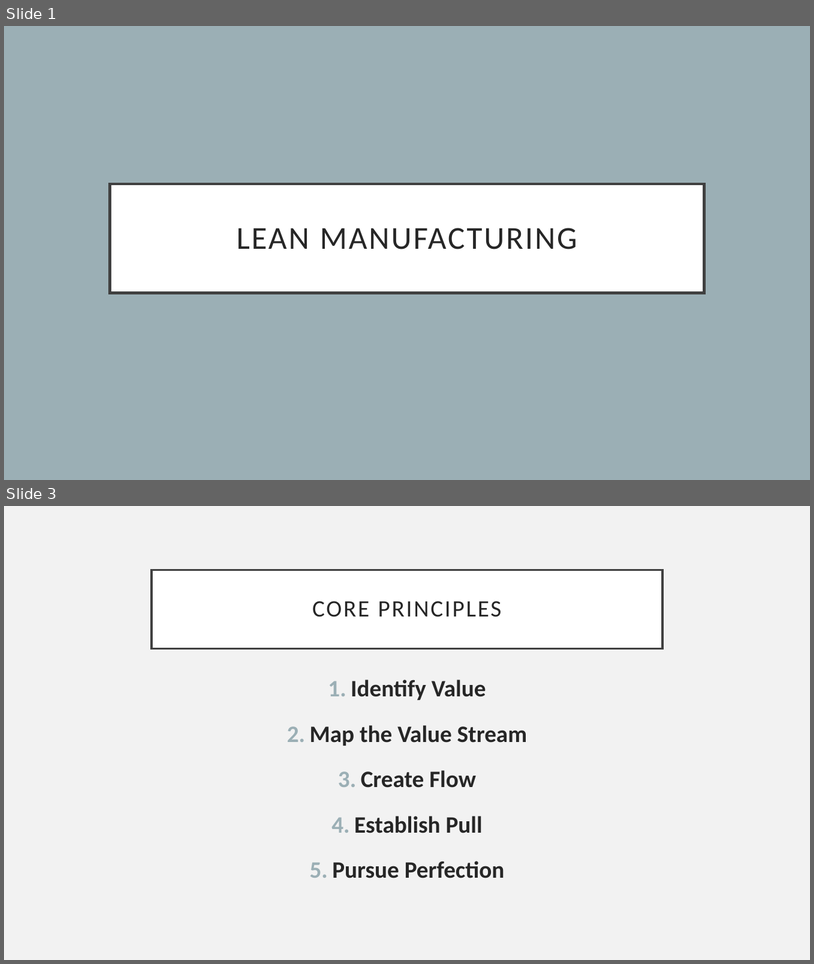
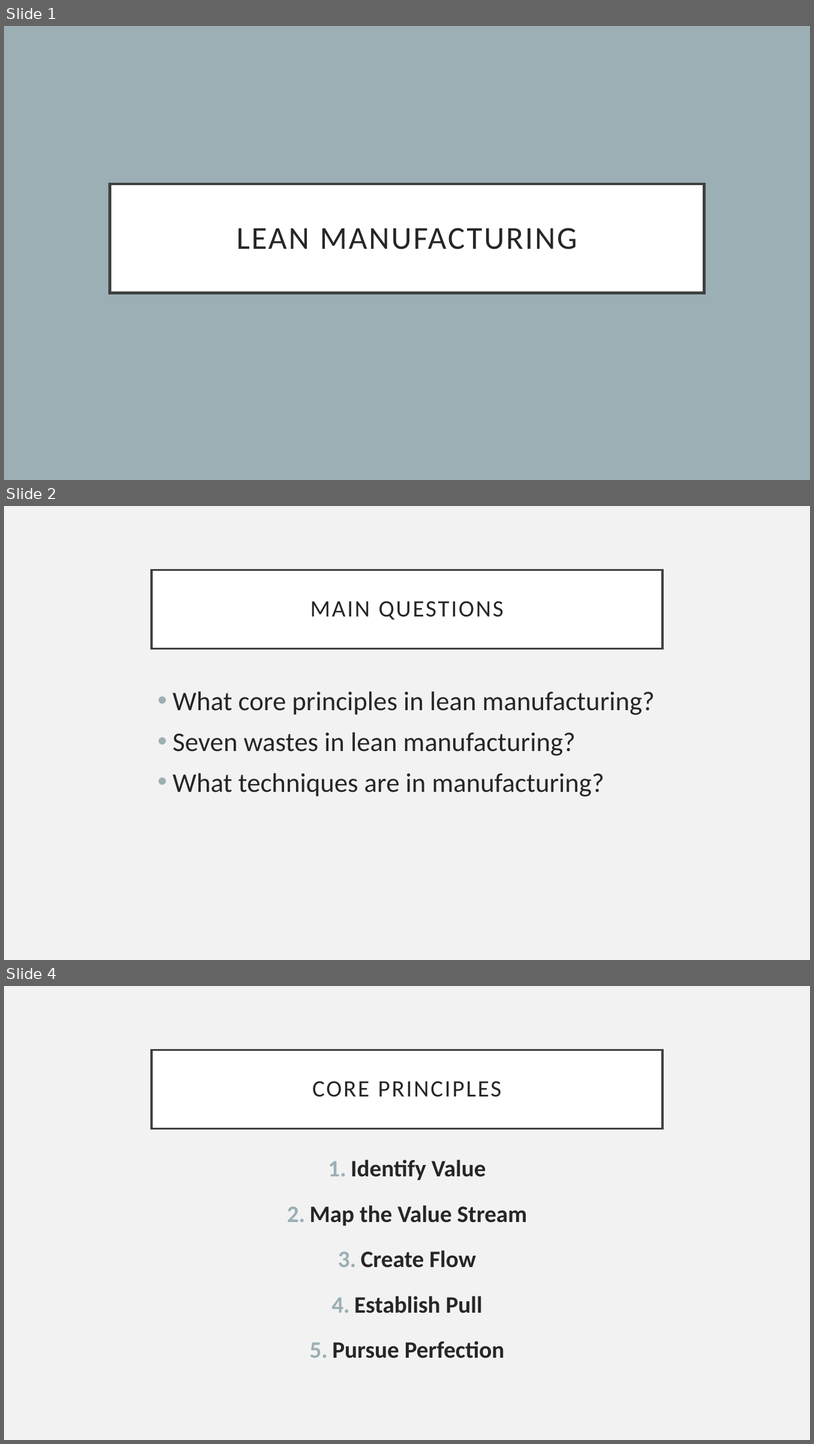
Before and after one commit to gozoniy/c--study, a slide deck: eng/lean manufacturing.pptx. Shown one above the other, each under a label of ours: slides 1 and 3 before the commit, slides 1, 2 and 4 after it; the slides between them are not shown. The pictures are 814x964 and 814x1444 pixels, drawn with LibreOffice and Linux fonts; fonts in the diff are those of the drawing. Boxes give left, top, right and bottom in pixels: in the first picture for what was removed or moved away, otherwise in the second. Text is boxed around its words. In the diff, an @@ line names an element or a change of style, - is before the commit and + after.

```diff
--- a/eng/lean manufacturing.pptx
+++ b/eng/lean manufacturing.pptx
@@ slide 2 added at bbox=[4, 506, 810, 960], background #F2F2F2 @@
@@ title added at bbox=[152, 570, 663, 648], fill #FFFFFF, outline #404040 2.5 pt, 28 pt, text #262626 @@
+MAIN QUESTIONS
@@ text added at bbox=[173, 691, 655, 796], 32 pt, text #262626 @@
+• What core principles in lean manufacturing?
+• Seven wastes in lean manufacturing?
+• What techniques are in manufacturing?
@@ what was slide 3 is now slide 4 @@
```
Also in this commit, not shown: 2 slides changed, 5 other files.
